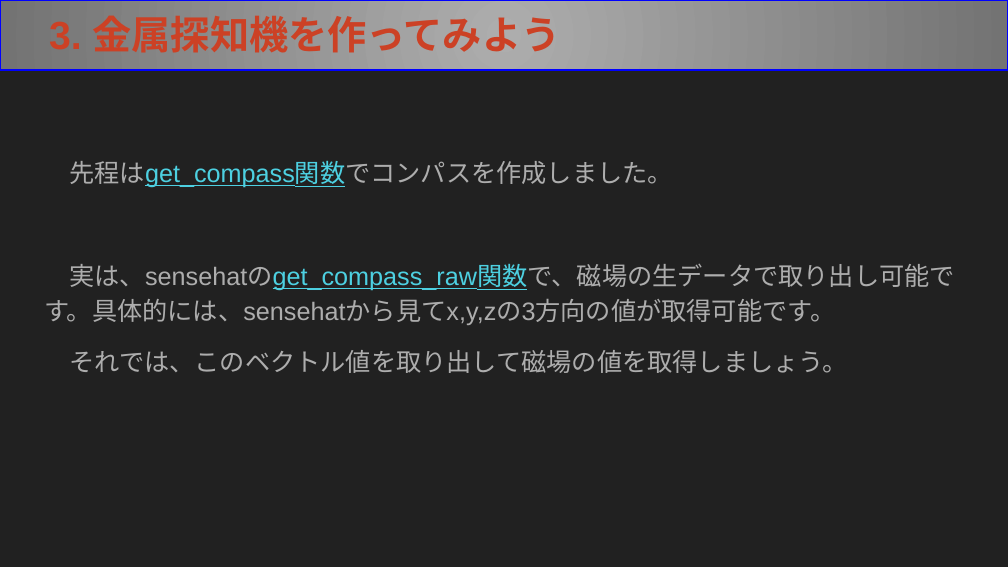
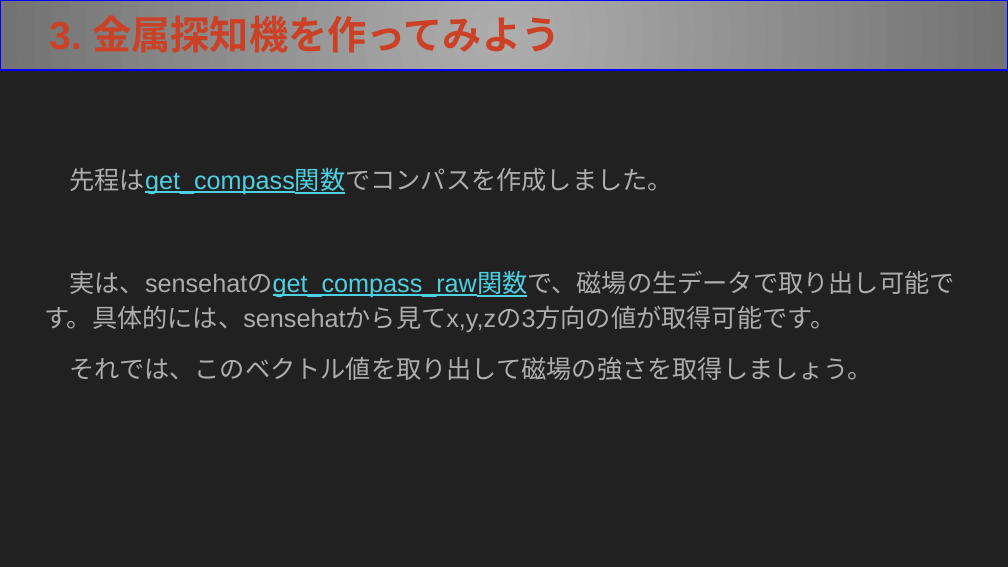
Before and after one commit to f-mio/ICTClub_uexc, a slide deck: slide 11 of 20210615_sensehat_compass/20210615-2_ICT同好会.pptx. Drawn at 1008x567 pixels with LibreOffice and Linux fonts; fonts in the diff are those of the drawing. Boxes give left, top, right and bottom in pixels: in the first picture for what was removed or moved away, otherwise in the second. Text is boxed around its words. In the diff, an @@ line names an element or a change of style, - is before the commit and + after.

```diff
--- a/20210615_sensehat_compass/20210615-2_ICT同好会.pptx
+++ b/20210615_sensehat_compass/20210615-2_ICT同好会.pptx
@@ text at [69,357,872,380]: text changed @@
-それでは、このベクトル値を取り出して磁場の値を取得しましょう。
+それでは、このベクトル値を取り出して磁場の強さを取得しましょう。
```
Also in this commit, not shown: 2 other files.
